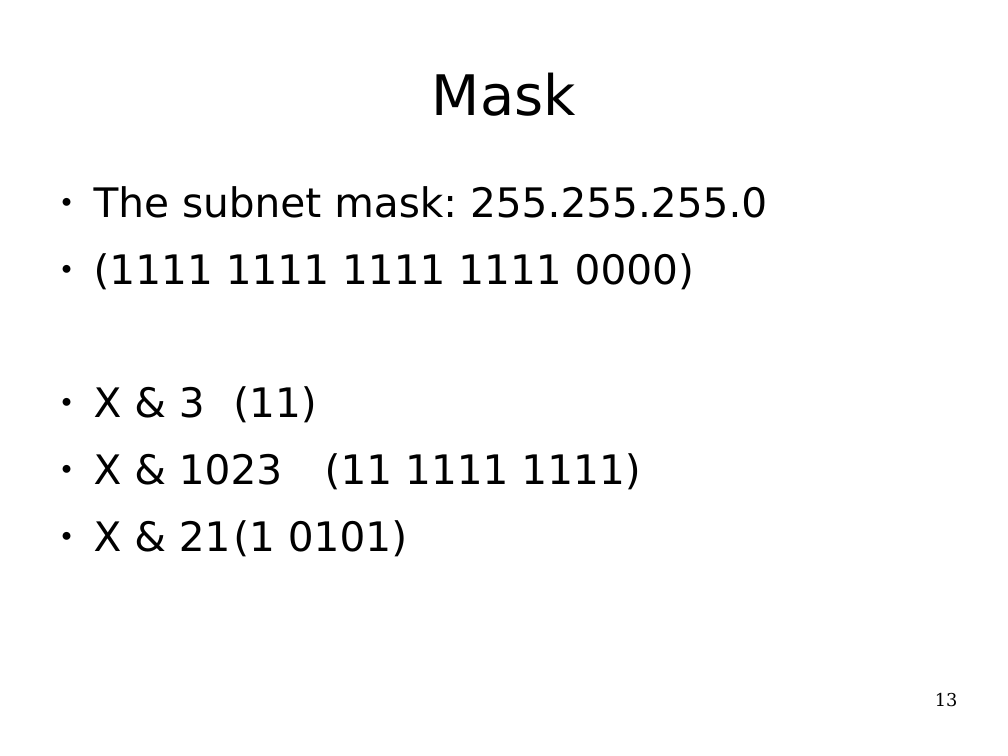
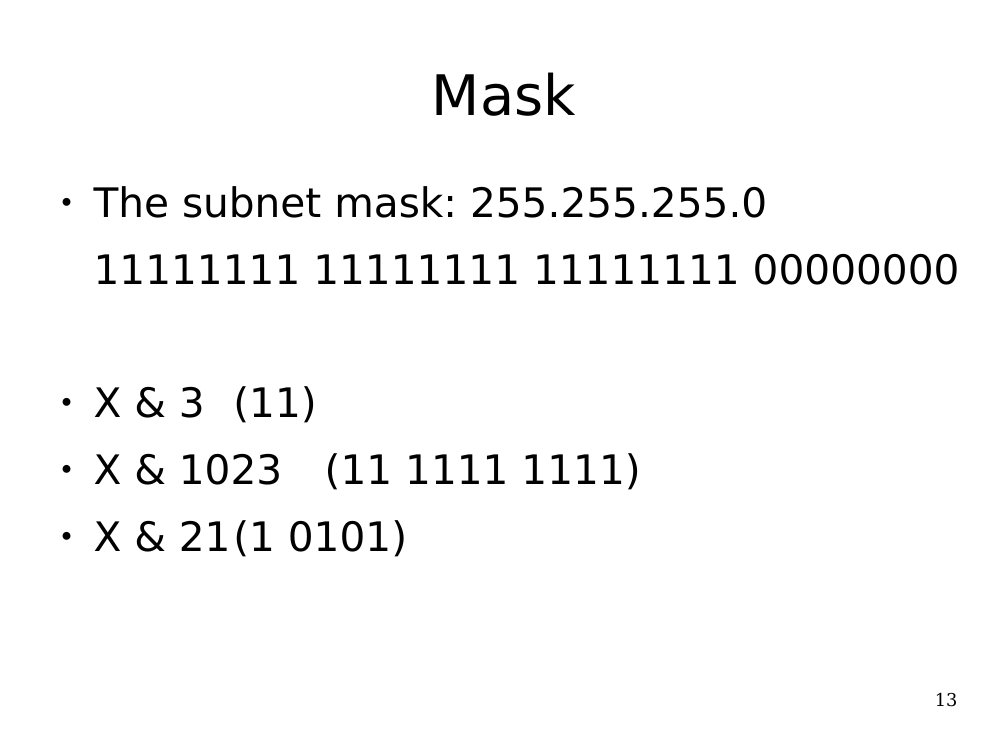
Before and after one commit to Hangxiaoyuan/Slides, a slide deck: slide 13 of 位运算的妙用.odp. Drawn at 1008x756 pixels with LibreOffice and Linux fonts; fonts in the diff are those of the drawing. Boxes give left, top, right and bottom in pixels: in the first picture for what was removed or moved away, otherwise in the second. Text is boxed around its words. In the diff, an @@ line names an element or a change of style, - is before the commit and + after.

Commit message:
Fix some typos in [位运算的妙用.odp]

```diff
--- a/位运算的妙用.odp
+++ b/位运算的妙用.odp
@@ text at (x1=94, y1=254, x2=960, y2=285): text changed @@
-● (1111 1111 1111 1111 0000)
+11111111 11111111 11111111 00000000
```
